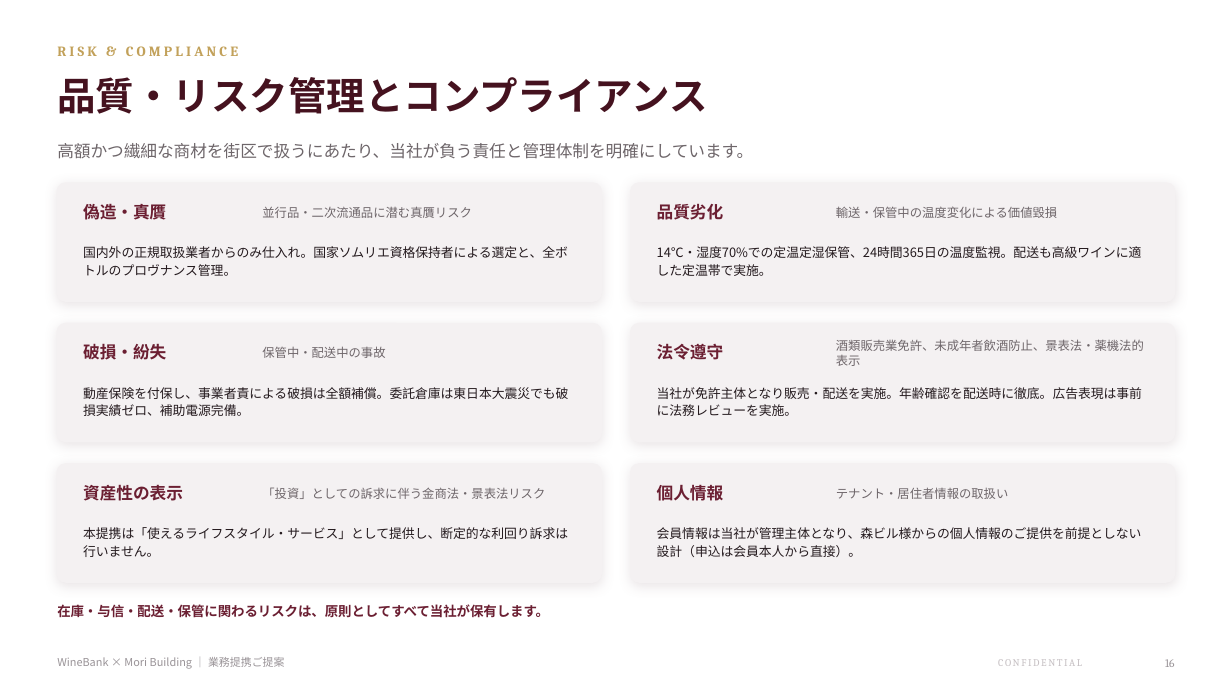
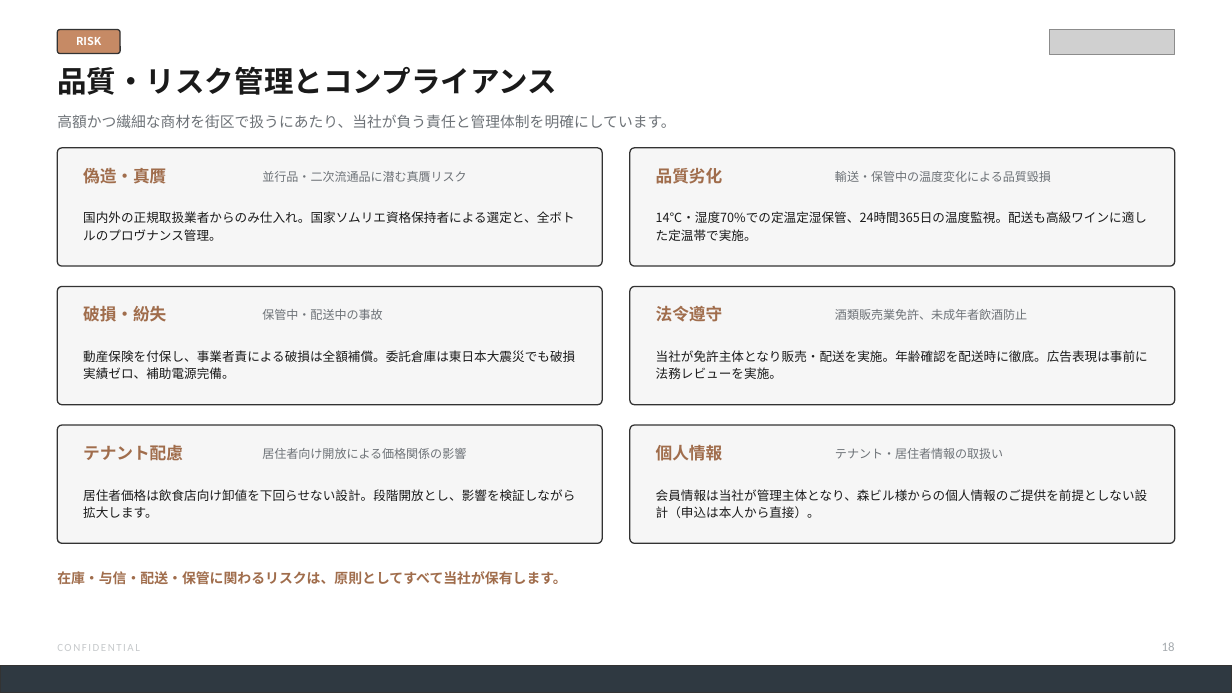
Before and after one commit to nakano-winebank/wine-auction, a slide deck: slide 19 of docs/proposals/森ビル様_業務提携ご提案_WineBank_20260810.pptx (slide 17 before the commit). Drawn at 1232x693 pixels with LibreOffice and Linux fonts; fonts in the diff are those of the drawing; grey boxes stand for pictures. Boxes give left, top, right and bottom in pixels: in the first picture for what was removed or moved away, otherwise in the second. Text is boxed around its words. In the diff, an @@ line names an element or a change of style, - is before the commit and + after.

```diff
--- a/docs/proposals/森ビル様_業務提携ご提案_WineBank_20260810.pptx
+++ b/docs/proposals/森ビル様_業務提携ご提案_WineBank_20260810.pptx
@@ text "品質・リスク管理とコンプライアンス": place and size @@
-text "品質・リスク管理とコンプライアンス" at [57,77,708,114]
+text "品質・リスク管理とコンプライアンス" at [57,67,557,95]
@@ text "品質・リスク管理とコンプライアンス" at [57,67,557,95]: size 30 to 23 pt, text colour #45121F to #1A1A1A @@
@@ rounded rectangle added at [57,30,120,54], fill #C68A65, outline #333333 1 pt @@
@@ text at [76,37,101,45]: text changed; size 11 to 8.5 pt; font Cambria to Noto Sans CJK JP; text colour #C2A15A to #FFFFFF @@
-RISK & COMPLIANCE
+RISK
@@ picture added at [1049,30,1175,55] @@
@@ text "高額かつ繊細な商材を街区で扱うにあたり、当社が負う責任と管理体制を明確にしています。": place and size @@
-text "高額かつ繊細な商材を街区で扱うにあたり、当社が負う責任と管理体制を明確にしています。" at [57,143,753,159]
+text "高額かつ繊細な商材を街区で扱うにあたり、当社が負う責任と管理体制を明確にしています。" at [57,114,675,128]
@@ text "高額かつ繊細な商材を街区で扱うにあたり、当社が負う責任と管理体制を明確にしています。" at [57,114,675,128]: size 13 to 11.5 pt, text colour #6E666A to #6E7378; line spacing 19pt to 17pt @@
@@ text at [835,171,1051,182]: text changed; size 9.6 to 9.4 pt; text colour #6E666A to #6E7378 @@
-輸送・保管中の温度変化による価値毀損
+輸送・保管中の温度変化による品質毀損
@@ 11 texts, 4 rounded rectangles: place and size @@
-11 texts, 4 rounded rectangles at [57,183,1176,618]
+11 texts, 4 rounded rectangles at [57,148,1176,585]
@@ text at [835,309,1027,320]: text changed; size 9.6 to 9.4 pt; text colour #6E666A to #6E7378 @@
-酒類販売業免許、未成年者飲酒防止、景表法・薬機法的表示
+酒類販売業免許、未成年者飲酒防止
@@ size 10 to 9.8 pt, text colour #241A1E to #1A1A1A in 4 elements at [83,211,574,241], [656,211,1147,241], [83,350,575,379], [656,350,1148,379] @@
@@ 2 texts, 2 rounded rectangles: place and size @@
-2 texts, 2 rounded rectangles at [57,464,1176,582]
+2 texts, 2 rounded rectangles at [57,425,1176,543]
@@ fill #F4F1F2 to #F6F6F6; outline #F4F1F2 1 pt to #333333 1 pt; shadow off; proportions changed in 6 elements at [630,148,1176,266], [57,148,603,266], [630,287,1176,405], [57,287,603,405], [630,425,1176,543], [57,425,603,543] @@
@@ text added at [83,445,183,461], 13 pt, text #A06D4C, bold @@
+テナント配慮
@@ text added at [262,448,466,459], 9.4 pt, text #6E7378 @@
+居住者向け開放による価格関係の影響
@@ text colour #6B1F32 to #A06D4C in 5 elements at [83,168,166,184], [656,168,723,184], [83,306,166,322], [656,306,723,322], [656,445,723,461] @@
@@ size 9.6 to 9.4 pt, text colour #6E666A to #6E7378 in 3 elements at [262,171,466,182], [262,309,382,320], [835,448,1003,459] @@
@@ text removed at [83,484,183,501] @@
-資産性の表示
@@ text added at [83,489,575,518], 9.8 pt, text #1A1A1A @@
+居住者価格は飲食店向け卸値を下回らせない設計。段階開放とし、影響を検証しながら拡大します。
@@ text removed at [262,487,545,499] @@
-「投資」としての訴求に伴う金商法・景表法リスク
@@ text at [656,489,1148,518]: text changed; size 10 to 9.8 pt; text colour #241A1E to #1A1A1A @@
-会員情報は当社が管理主体となり、森ビル様からの個人情報のご提供を前提としない設計（申込は会員本人から直接）。
+会員情報は当社が管理主体となり、森ビル様からの個人情報のご提供を前提としない設計（申込は本人から直接）。
@@ text removed at [83,527,568,557] @@
-本提携は「使えるライフスタイル・サービス」として提供し、断定的な利回り訴求は行いません。
@@ text "在庫・与信・配送・保管に関わるリスクは、原則としてすべて当社が保有します。" at [57,571,566,585]: size 10.5 to 10.8 pt, text colour #6B1F32 to #A06D4C @@
@@ text "CONFIDENTIAL": place and size @@
-text "CONFIDENTIAL" at [998,659,1082,666]
+text "CONFIDENTIAL" at [57,644,140,651]
@@ text "CONFIDENTIAL" at [57,644,140,651]: size 8 to 8.5 pt, font Cambria to Calibri, text colour #C6C0C3 to #C7CACC; alignment right to left @@
@@ text removed at [57,657,285,669] @@
-WineBank × Mori Building ｜ 業務提携ご提案
@@ text added at [1162,642,1175,651], 10 pt, text #A6ABAF @@
+18
@@ text removed at [1165,659,1175,667] @@
-16
@@ rectangle added at [0,665,1232,693], fill #2F3941, outline #333333 1 pt @@
```
Also in this commit, not shown: 14 other slides changed, 13 slides added, 9 slides removed, 8 other files.
